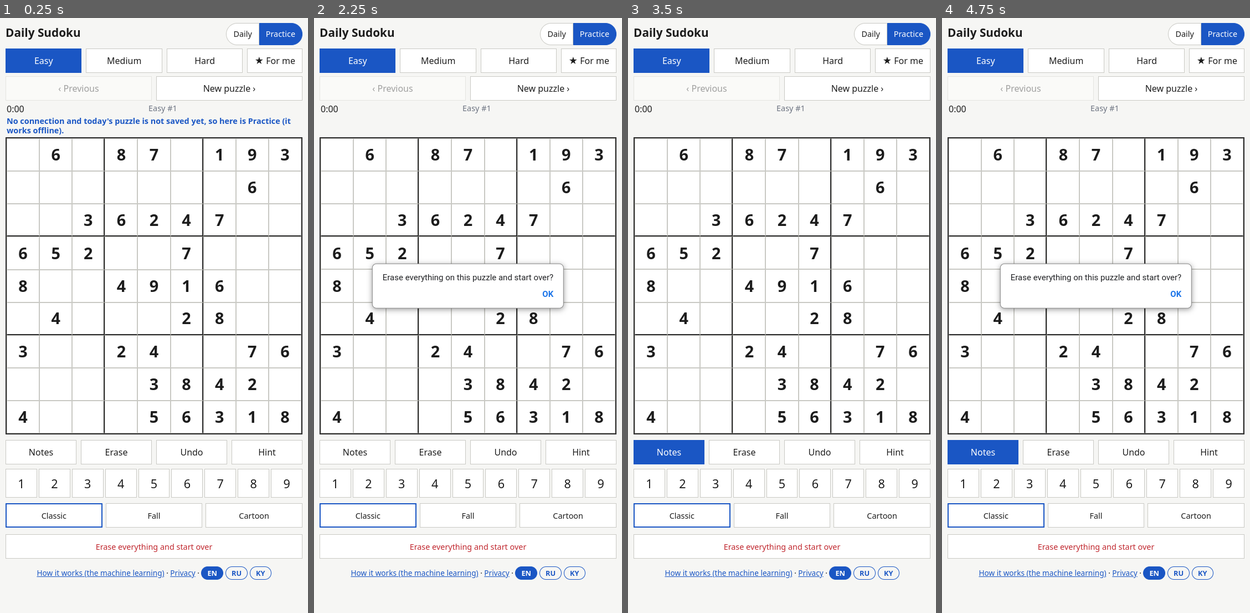
Above: before the commit, frames 1-4 (left to right).
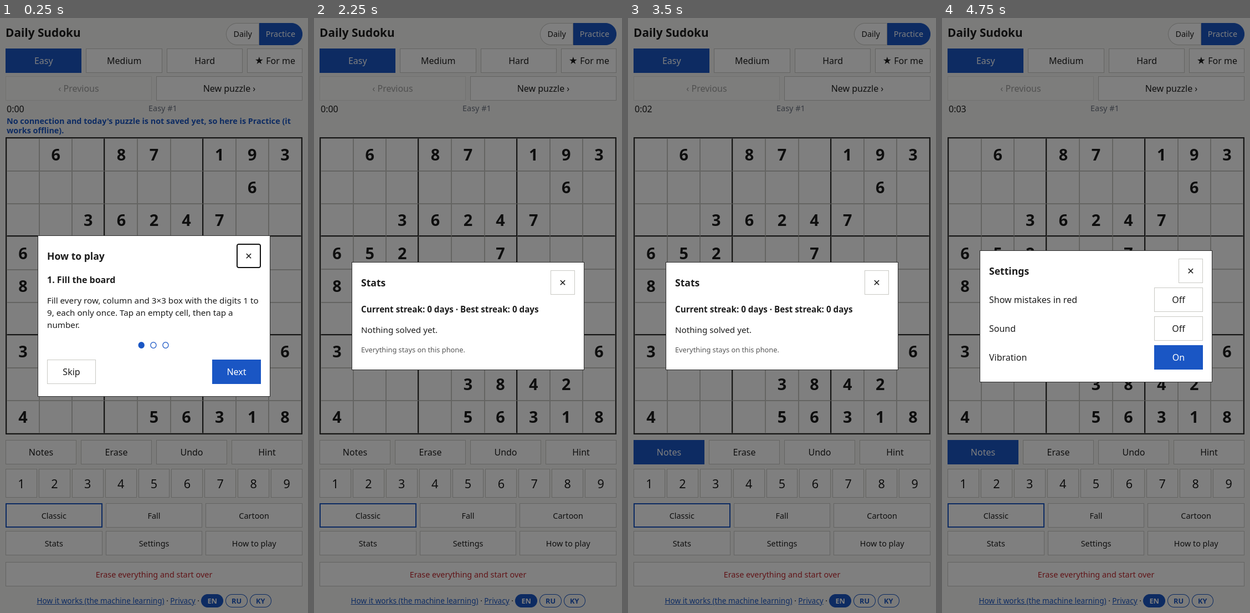
Above: after the commit, the same moments.

Repository: aiyma-a/daily-sudoku
Game: browser game, page docs/index.html
The game is run twice, just before and just after one commit, with the same random seed, the same clock (stepped at 60 frames per second) and the same inputs. When the page shows a pop-up message, it is drawn as a white box for half a second while everything else waits; a line starting with > is the answer the replay typed.
Inputs (mouse positions are in pixels of both pictures, inside the frame that each line leads up to):
- Up to frame 1 (0.25 s): no input
- Up to frame 2 (2.25 s): click "Classic" (after the commit: "Skip") at 0.27 s; click "Easy" at 0.52 s; click "Erase everything and start ov…" at 0.77 s; hold Right 1.03-1.53 s; tap Space at 1.1, 1.6, 2.1 s; hold Down 1.58-1.85 s; hold Left from 1.9 s (still down); click (366, 541) at 2.02 s, where only the run after the commit has a clickable "Stats"
- Up to frame 3 (3.5 s): release Left at 2.47 s; hold Up 2.52-2.82 s; tap N at 2.52 s; tap Space at 2.6, 3.1 s; hold Right from 2.87 s (still down)
- Up to frame 4 (4.75 s): tap Escape at 3.52 s; release Right at 3.53 s; hold Up 3.58-3.82 s; tap Space at 3.6, 4.1, 4.6 s; hold Left 3.87-4.3 s; hold Down 4.35-4.68 s; click "Erase everything and start ov…" (after the commit: "Settings") at 4.52 s; hold Right from 4.73 s (still down)

The runs differ from the first frame. In frame 1, 81% of the frame differs, in the area x 0-100%, y 0-100%; in frame 2, 87%; in frame 3, 87%; in frame 4, 85%.

Commit message:
Add first-run tutorial, mistake check, stats, daily streak, sound and vibration settings
Co-Authored-By: Claude Sonnet 5.5 <noreply@anthropic.com>

Diff:
--- a/docs/app.js
+++ b/docs/app.js
@@ -131,6 +131,7 @@
   function render() {
     const cells = $("board").children;
     const bad = conflicts();
+    if (S.mistakes) for (let i = 0; i < 81; i++) if (st.vals[i] && !isGiven(i) && st.vals[i] !== +cur.solution[i]) bad.add(i);
     const sv = sel >= 0 ? st.vals[sel] : 0;
     const sr = sel >= 0 ? (sel / 9) | 0 : -1, sc = sel >= 0 ? sel % 9 : -1;
     for (let i = 0; i < 81; i++) {
@@ -167,6 +168,7 @@
     $("msg").textContent = st.done ? T("Solved! 🎉") : "";
     $("hinttext").textContent = st.done ? "" : (hintText() || tip);
     tick();
+    renderStreak();
   }
 
   function isDone(lv) {
@@ -189,6 +191,7 @@
       if (st.vals[sel]) clearPeerNotes(sel, n);
     }
     afterMove();
+    feedback("tap");
     if (!notesOn && st.vals[sel] && mistakeModel && !st.done) {
       const p = window.Mistake.pCorrect(mistakeModel, st.vals, sel, st.vals[sel]);
       if (p !== null && p < 0.4) {
@@ -215,6 +218,7 @@
     st.vals[sel] = 0;
     st.notes[sel] = 0;
     afterMove();
+    feedback("erase");
   }
 
   // Wipe everything on this puzzle (numbers, notes, timer) and start fresh.
@@ -248,6 +252,7 @@
       stopTimer();
       if (!st.counted) {  // learn from this solve, once
         st.counted = true;
+        recordSolve();
         localStorage.setItem("ds:skill", JSON.stringify(
           window.Skill.update(loadSkill(), cur.score || 70, st.elapsed, st.hints)));
       }
@@ -255,6 +260,7 @@
       void $("board").offsetWidth; // restart the animation
       $("board").classList.add("win");
       window.Confetti.burst();
+      feedback("win");
       if (mode === "practice") $("next").classList.add("pulse");
     }
     save();
@@ -327,6 +333,150 @@
     }, 1000);
   }
   function stopTimer() { if (timerId) clearInterval(timerId); timerId = null; }
+
+  // ------------------------------------------- settings, sound, stats, streak
+  // Everything here is stored only on the phone (localStorage).
+  const S = Object.assign({ mistakes: false, sound: false, vibe: true },
+    (() => { try { return JSON.parse(localStorage.getItem("ds:set")) || {}; } catch (e) { return {}; } })());
+  const saveSettings = () => localStorage.setItem("ds:set", JSON.stringify(S));
+
+  let audio = null;
+  function tone(freq, ms, delay) {
+    try {
+      audio = audio || new (window.AudioContext || window.webkitAudioContext)();
+      const t0 = audio.currentTime + (delay || 0) / 1000;
+      const o = audio.createOscillator(), g = audio.createGain();
+      o.frequency.value = freq; o.type = "sine";
+      g.gain.setValueAtTime(0.0001, t0);
+      g.gain.exponentialRampToValueAtTime(0.15, t0 + 0.01);
+      g.gain.exponentialRampToValueAtTime(0.0001, t0 + ms / 1000);
+      o.connect(g); g.connect(audio.destination);
+      o.start(t0); o.stop(t0 + ms / 1000 + 0.02);
+    } catch (e) { /* no audio on this device */ }
+  }
+  function feedback(kind) {
+    if (S.vibe && navigator.vibrate) navigator.vibrate(kind === "win" ? [30, 40, 30, 40, 60] : kind === "erase" ? 8 : 12);
+    if (!S.sound) return;
+    if (kind === "tap") tone(660, 60);
+    else if (kind === "erase") tone(330, 70);
+    else if (kind === "win") [523, 659, 784, 1047].forEach((f, i) => tone(f, 160, i * 120));
+  }
+
+  const dayStr = (d) => `${d.getFullYear()}-${String(d.getMonth() + 1).padStart(2, "0")}-${String(d.getDate()).padStart(2, "0")}`;
+  const realToday = dayStr(new Date());
+  const loadJson = (k, dflt) => { try { return JSON.parse(localStorage.getItem(k)) || dflt; } catch (e) { return dflt; } };
+  let days = loadJson("ds:days", []);          // dates on which a Daily puzzle was solved
+  let stats = loadJson("ds:stats", {});         // per level: {n, total, best}
+
+  function streaks() {
+    const set = new Set(days);
+    const step = (s, k) => { const d = new Date(s + "T12:00:00"); d.setDate(d.getDate() + k); return dayStr(d); };
+    let cur = 0, s = set.has(realToday) ? realToday : step(realToday, -1);
+    while (set.has(s)) { cur++; s = step(s, -1); }
+    let best = 0, run = 0, prev = null;
+    [...set].sort().forEach((d) => { run = prev && step(prev, 1) === d ? run + 1 : 1; prev = d; best = Math.max(best, run); });
+    return { cur, best };
+  }
+  function renderStreak() {
+    const n = streaks().cur;
+    const el = $("streak");
+    el.hidden = !n;
+    el.textContent = `🔥 ${n}`;
+    el.title = T("Current streak");
+  }
+  function recordSolve() {
+    const s = stats[level] || { n: 0, total: 0, best: 0 };
+    s.n++; s.total += st.elapsed;
+    if (!s.best || st.elapsed < s.best) s.best = st.elapsed;
+    stats[level] = s;
+    localStorage.setItem("ds:stats", JSON.stringify(stats));
+    if (mode === "daily" && today === realToday && !days.includes(realToday)) {
+      days = [...days, realToday].slice(-730);
+      localStorage.setItem("ds:days", JSON.stringify(days));
+    }
+  }
+
+  // ----------------------------------------------------------- pop-up pages
+  function closeModal() { $("modal").hidden = true; $("modalbody").innerHTML = ""; }
+  function openModal(title, build) {
+    $("modaltitle").textContent = title;
+    $("modalbody").innerHTML = "";
+    build($("modalbody"));
+    $("modal").hidden = false;
+    $("modalclose").focus();
+  }
+  const el = (tag, text, cls) => { const e = document.createElement(tag); if (text !== undefined) e.textContent = text; if (cls) e.className = cls; return e; };
+
+  function openStats() {
+    openModal(T("Stats"), (b) => {
+      const sk = streaks();
+      const p = el("p", `${T("Current streak")}: ${sk.cur} ${T("days")} · ${T("Best streak")}: ${sk.best} ${T("days")}`, "big");
+      b.appendChild(p);
+      if (!LEVELS.some((lv) => stats[lv])) { b.appendChild(el("p", T("Nothing solved yet."))); }
+      else {
+        const t = el("table");
+        const hr = el("tr"); ["Level", "Solved", "Best", "Average"].forEach((h) => hr.appendChild(el("th", T(h)))); t.appendChild(hr);
+        LEVELS.forEach((lv) => {
+          const s = stats[lv]; if (!s) return;
+          const r = el("tr");
+          [T(cap(lv)), s.n, fmt(s.best), fmt(Math.round(s.total / s.n))].forEach((v) => r.appendChild(el("td", String(v))));
+          t.appendChild(r);
+        });
+        b.appendChild(t);
+      }
+      b.appendChild(el("p", T("Everything stays on this phone."), "small"));
+    });
+  }
+
+  function openSettings() {
+    openModal(T("Settings"), (b) => {
+      [["mistakes", "Show mistakes in red"], ["sound", "Sound"], ["vibe", "Vibration"]].forEach(([k, label]) => {
+        const row = el("div", undefined, "setrow");
+        row.appendChild(el("span", T(label)));
+        const btn = el("button", S[k] ? T("On") : T("Off"), "toggle");
+        btn.setAttribute("aria-pressed", S[k]);
+        btn.setAttribute("aria-label", T(label));
+        btn.addEventListener("click", () => {
+          S[k] = !S[k]; saveSettings();
+          btn.textContent = S[k] ? T("On") : T("Off"); btn.setAttribute("aria-pressed", S[k]);
+          if (k === "sound" && S.sound) feedback("tap");
+          if (k === "vibe" && S.vibe) feedback("tap");
+          render();
+        });
+        row.appendChild(btn); b.appendChild(row);
+      });
+    });
+  }
+
+  const STEPS = [
+    ["1. Fill the board", "Fill every row, column and 3×3 box with the digits 1 to 9, each only once. Tap an empty cell, then tap a number."],
+    ["2. Use notes", "Not sure? Turn on Notes and pencil in small candidate digits. They clear by themselves when you place a number."],
+    ["3. Stuck? Ask for a hint", "Tap Hint to see where to look, tap again for the digit. ★ For me picks the level that suits you. Daily is new every day; Practice never runs out and works offline."],
+  ];
+  function openTutorial() {
+    localStorage.setItem("ds:tut", "1");
+    let i = 0;
+    openModal(T("How to play"), (b) => {
+      const draw = () => {
+        b.innerHTML = "";
+        b.appendChild(el("h3", T(STEPS[i][0])));
+        b.appendChild(el("p", T(STEPS[i][1])));
+        b.appendChild(el("p", "● ".repeat(i + 1) + "○ ".repeat(STEPS.length - i - 1), "dots"));
+        const row = el("div", undefined, "setrow");
+        const skip = el("button", T("Skip")); skip.addEventListener("click", closeModal);
+        const next = el("button", i === STEPS.length - 1 ? T("Start playing") : T("Next"), "primary");
+        next.addEventListener("click", () => { if (i === STEPS.length - 1) closeModal(); else { i++; draw(); } });
+        row.appendChild(skip); row.appendChild(next); b.appendChild(row);
+      };
+      draw();
+    });
+  }
+  $("btnStats").addEventListener("click", openStats);
+  $("btnSettings").addEventListener("click", openSettings);
+  $("btnHelp").addEventListener("click", openTutorial);
+  $("modalclose").addEventListener("click", closeModal);
+  $("modal").addEventListener("click", (e) => { if (e.target === $("modal")) closeModal(); });
+  document.addEventListener("keydown", (e) => { if (e.key === "Escape" && !$("modal").hidden) closeModal(); });
 
   // --------------------------------------------------------------- wiring
   document.addEventListener("keydown", (e) => {
@@ -409,7 +559,7 @@
   setTheme(localStorage.getItem("ds:theme") || "classic");
 
   $("langs").addEventListener("click", (e) => { if (e.target.dataset.lang) window.I18n.set(e.target.dataset.lang); });
-  window.onLangChange = () => { hint = null; tip = ""; if (st) render(); updateChrome(); };
+  window.onLangChange = () => { closeModal(); hint = null; tip = ""; if (st) render(); updateChrome(); };
 
   // ----------------------------------------------------------------- boot
   if (!LEVELS.includes(level)) level = "easy";
@@ -427,6 +577,7 @@
     }
     load();
     keepOffline();
+    if (!localStorage.getItem("ds:tut")) openTutorial();
   });
 
   // Offline support: register the service worker and save the coming days' puzzles on the phone.
--- a/docs/i18n.js
+++ b/docs/i18n.js
@@ -3,6 +3,33 @@
 // phone setting the first time; the EN / RU button in the footer changes it.
 (function () {
   const RU = {
+    "Stats": "Статистика",
+    "Settings": "Настройки",
+    "How to play": "Как играть",
+    "Close": "Закрыть",
+    "Next": "Далее",
+    "Skip": "Пропустить",
+    "Start playing": "Играть",
+    "1. Fill the board": "1. Заполните поле",
+    "Fill every row, column and 3×3 box with the digits 1 to 9, each only once. Tap an empty cell, then tap a number.": "Заполните каждую строку, столбец и квадрат 3×3 цифрами от 1 до 9, без повторов. Нажмите на пустую клетку, затем на цифру.",
+    "2. Use notes": "2. Используйте заметки",
+    "Not sure? Turn on Notes and pencil in small candidate digits. They clear by themselves when you place a number.": "Не уверены? Включите «Заметки» и ставьте маленькие цифры-кандидаты. Они стираются сами, когда вы ставите цифру.",
+    "3. Stuck? Ask for a hint": "3. Застряли? Попросите подсказку",
+    "Tap Hint to see where to look, tap again for the digit. ★ For me picks the level that suits you. Daily is new every day; Practice never runs out and works offline.": "Нажмите «Подсказка», чтобы увидеть, куда смотреть, и ещё раз — чтобы увидеть цифру. «★ Мне» подберёт подходящий уровень. «Сегодня» — новая каждый день; «Практика» не кончается и работает офлайн.",
+    "Show mistakes in red": "Показывать ошибки красным",
+    "Sound": "Звук",
+    "Vibration": "Вибрация",
+    "On": "Вкл",
+    "Off": "Выкл",
+    "Current streak": "Текущая серия",
+    "Best streak": "Лучшая серия",
+    "days": "дн.",
+    "Level": "Уровень",
+    "Solved": "Решено",
+    "Best": "Лучшее",
+    "Average": "Среднее",
+    "Nothing solved yet.": "Пока ничего не решено.",
+    "Everything stays on this phone.": "Всё хранится только на этом телефоне.",
     "Daily Sudoku": "Судоку дня", "Daily": "Сегодня", "Practice": "Практика",
     "Easy": "Лёгкий", "Medium": "Средний", "Hard": "Сложный",
     "★ For me": "★ Мне", "Just right for you": "Как раз для вас",
@@ -33,6 +60,33 @@
     "No connection and today's puzzle is not saved yet, so here is Practice (it works offline).": "Нет сети, а сегодняшняя головоломка не сохранена, поэтому открыта Практика (она работает офлайн).",
   };
   const KY = {
+    "Stats": "Статистика",
+    "Settings": "Жөндөөлөр",
+    "How to play": "Кантип ойноо",
+    "Close": "Жабуу",
+    "Next": "Кийинки",
+    "Skip": "Өткөрүп жиберүү",
+    "Start playing": "Ойноону баштоо",
+    "1. Fill the board": "1. Тактаны толтуруңуз",
+    "Fill every row, column and 3×3 box with the digits 1 to 9, each only once. Tap an empty cell, then tap a number.": "Ар бир сапты, мамычаны жана 3×3 чарчыны 1ден 9га чейинки сандар менен, кайталабай толтуруңуз. Бош уячаны, анан санды таптаңыз.",
+    "2. Use notes": "2. Белгилерди колдонуңуз",
+    "Not sure? Turn on Notes and pencil in small candidate digits. They clear by themselves when you place a number.": "Ишенбей жатасызбы? «Белгилер» баскычын күйгүзүп, кичинекей талапкер сандарды жазыңыз. Сан койгондо алар өзүнөн-өзү өчөт.",
+    "3. Stuck? Ask for a hint": "3. Туруп калдыңызбы? Кеңеш сураңыз",
+    "Tap Hint to see where to look, tap again for the digit. ★ For me picks the level that suits you. Daily is new every day; Practice never runs out and works offline.": "«Кеңеш» баскычын басып, кайдан караш керектигин көрүңүз, дагы бир басканда сан көрүнөт. «★ Мага» ылайыктуу деңгээлди тандайт. «Бүгүн» — күн сайын жаңы; «Машыгуу» бүтпөйт жана офлайн иштейт.",
+    "Show mistakes in red": "Каталарды кызыл менен көрсөтүү",
+    "Sound": "Үн",
+    "Vibration": "Дирилдөө",
+    "On": "Күйүк",
+    "Off": "Өчүк",
+    "Current streak": "Учурдагы катар",
+    "Best streak": "Мыкты катар",
+    "days": "күн",
+    "Level": "Деңгээл",
+    "Solved": "Чечилген",
+    "Best": "Мыкты",
+    "Average": "Орточо",
+    "Nothing solved yet.": "Азырынча эч нерсе чечилген жок.",
+    "Everything stays on this phone.": "Баары ушул телефондо гана сакталат.",
     "Daily Sudoku": "Күндүн судокусу", "Daily": "Бүгүн", "Practice": "Машыгуу",
     "Easy": "Жеңил", "Medium": "Орточо", "Hard": "Татаал",
     "★ For me": "★ Мага", "Just right for you": "Сизге ылайыктуу",
--- a/docs/index.html
+++ b/docs/index.html
@@ -32,7 +32,7 @@
       <button id="prev" data-i18n-label="Previous practice puzzle" aria-label="Previous practice puzzle"><span data-i18n="‹ Previous">&lsaquo; Previous</span></button>
       <button id="next" data-i18n-label="New practice puzzle" aria-label="New practice puzzle"><span data-i18n="New puzzle ›">New puzzle &rsaquo;</span></button>
     </div>
-    <div id="status"><span id="timer">0:00</span><span id="label"></span><span id="msg"></span></div>
+    <div id="status"><span id="timer">0:00</span><span id="streak" hidden></span><span id="label"></span><span id="msg"></span></div>
   </div>
 
   <p id="hinttext" aria-live="polite"></p>
@@ -52,11 +52,22 @@
       <button data-pick="fall" data-i18n="Fall">Fall</button>
       <button data-pick="cartoon" data-i18n="Cartoon">Cartoon</button>
     </div>
+    <div id="menu">
+      <button id="btnStats" data-i18n="Stats">Stats</button>
+      <button id="btnSettings" data-i18n="Settings">Settings</button>
+      <button id="btnHelp" data-i18n="How to play">How to play</button>
+    </div>
     <button id="reset" data-i18n="Erase everything and start over">Erase everything and start over</button>
   </div>
   <p id="error" hidden></p>
   <p id="how"><a href="how.html" data-i18n="How it works (the machine learning)">How it works (the machine learning)</a …(265 unchanged characters)…
 </main>
+<div id="modal" hidden role="dialog" aria-modal="true" aria-labelledby="modaltitle">
+  <div id="modalcard">
+    <div id="modalhead"><h2 id="modaltitle"></h2><button id="modalclose" data-i18n-label="Close" aria-label="Close">✕</button></div>
+    <div id="modalbody"></div>
+  </div>
+</div>
 <script src="i18n.js"></script>
 <script src="confetti.js"></script>
 <script src="hint.js"></script>
--- a/docs/privacy-ky.html
+++ b/docs/privacy-ky.html
@@ -27,7 +27,8 @@
   <table>
     <tr><th>Маалымат</th><th>Кайдан</th><th>Оюн аны эмне кылат</th></tr>
     <tr><td>Чечүү жүрүшү, белгилер, Машыгуу табышмактарынын номерлери</td><td>Оюндагы аракеттериңиз</td><td>Улантуу үчүн түзмөктүн эс тутумунда сакталат</td></tr>
-    <tr><td>Жөндөөлөр (тема, деңгээл, режим, тил)</td><td>Сиздин тандооңуз</td><td>Түзмөктүн эс тутумунда сакталат</td></tr>
+    <tr><td>Статистика жана күндөр катары (чечилген табышмактар, убакыт, ойногон күндөр)</td><td>Чечимдериңиз</td><td>Түзмөктүн эс тутумунда сакталат</td></tr>
+    <tr><td>Жөндөөлөр (тема, деңгээл, режим, тил, үн, дирилдөө)</td><td>Сиздин тандооңуз</td><td>Түзмөктүн эс тутумунда сакталат</td></tr>
     <tr><td>«Сизге ылайыктуу» кичинекей профиль (чечүү ылдамдыгы)</td><td>Чечүү убактыңыз</td><td>Деңгээлди тандоо үчүн түзмөктө гана колдонулат; эч жакка жөнөтүлбөйт</td></tr>
   </table>
   <p>Бул маалымат түзмөктөн чыкпайт жана биз аны көрө албайбыз. «Баарын өчүрүп, кайра баштоо» баскычы аны өчүрөт. Колдонмонун маалыматын тазалоо же аны жок кылуу да аны өчүрөт.</p>
--- a/docs/privacy-ru.html
+++ b/docs/privacy-ru.html
@@ -27,7 +27,8 @@
   <table>
     <tr><th>Данные</th><th>Откуда</th><th>Что с ними делает игра</th></tr>
     <tr><td>Ход решения, заметки, номера головоломок Практики</td><td>Ваши действия в игре</td><td>Сохраняются в памяти устройства, чтобы вы могли продолжить</td></tr>
-    <tr><td>Настройки (тема, уровень, режим, язык)</td><td>Ваш выбор</td><td>Сохраняются в памяти устройства</td></tr>
+    <tr><td>Статистика и серия дней (решённые головоломки, время, дни игры)</td><td>Ваши решения</td><td>Сохраняются в памяти устройства</td></tr>
+    <tr><td>Настройки (тема, уровень, режим, язык, звук, вибрация)</td><td>Ваш выбор</td><td>Сохраняются в памяти устройства</td></tr>
     <tr><td>Небольшой профиль «как раз для вас» (скорость решения)</td><td>Время ваших решений</td><td>Используется на устройстве, чтобы подбирать уровень; никуда не отправляется</td></tr>
   </table>
   <p>Эти данные не покидают устройство, и мы их не видим. Кнопка «Стереть всё и начать заново» удаляет их. Очистка данных приложения или его удаление тоже удаляет их.</p>
--- a/docs/privacy.html
+++ b/docs/privacy.html
@@ -25,7 +25,8 @@
   <p>To let you continue where you stopped, the game saves these items in your device's own storage:</p>
   <ul>
     <li>your puzzle progress, notes and Practice puzzle numbers;</li>
-    <li>your settings (theme, level, Daily or Practice mode);</li>
+    <li>your settings (theme, level, Daily or Practice mode, sound, vibration, language);</li>
+    <li>your statistics and daily streak (puzzles solved, times, days played);</li>
     <li>a small "just right for you" profile, based on how fast you solve, used to pick puzzles for you.</li>
   </ul>
   <p>This data never leaves your device. We cannot see it. The "Erase everything and start over" button deletes it. Clearing the app's data or uninstalling the app also deletes it.</p>
--- a/docs/style.css
+++ b/docs/style.css
@@ -222,3 +222,24 @@
 #langs button + button { margin-left: 4px; }
 #langs button.active { background: var(--accent); color: #fff; }
 #langs button { background: none; border: 1px solid var(--accent); color: var(--accent); border-radius: 99px; padding: 2px 10px; min-height: 0; font-size: .8rem; font-weight: 700; cursor: pointer; }
+
+#streak { margin-left: 8px; font-weight: 700; }
+#menu { display: flex; gap: 6px; margin: 4px 0 6px; }
+#menu button { flex: 1; min-height: 44px; padding: 6px 4px; font-size: .9rem; }
+#modal { position: fixed; inset: 0; background: rgba(0,0,0,.5); display: flex; align-items: center; justify-content: center; padding: 16px; z-index: 50; }
+#modal[hidden] { display: none; }
+#modalcard { background: var(--board-bg); color: inherit; border: 1px solid var(--line-strong); border-radius: var(--radius); width: min(100%, 420px); max-height: 90dvh; overflow: auto; padding: 14px 16px; }
+#modalhead { display: flex; align-items: center; justify-content: space-between; gap: 8px; }
+#modalhead h2 { margin: 0; font-size: 1.1rem; }
+#modalclose { min-width: 44px; min-height: 44px; }
+#modalbody p, #modalbody td, #modalbody th { line-height: 1.45; font-size: .95rem; }
+#modalbody h3 { margin: 10px 0 2px; font-size: 1rem; }
+#modalbody table { border-collapse: collapse; width: 100%; margin: 8px 0; }
+#modalbody td, #modalbody th { border: 1px solid var(--line); padding: 6px; text-align: left; }
+#modalbody .big { font-weight: 700; }
+#modalbody .small { font-size: .8rem; opacity: .75; }
+#modalbody .dots { letter-spacing: 2px; text-align: center; color: var(--accent); }
+.setrow { display: flex; align-items: center; justify-content: space-between; gap: 10px; margin: 8px 0; }
+.setrow button { min-height: 44px; min-width: 88px; padding: 6px 12px; }
+.setrow button.toggle[aria-pressed="true"], .setrow button.primary { background: var(--accent); color: #fff; border-color: var(--accent); }
+@media (orientation: landscape) and (max-height: 620px) { #menu { margin-top: 4px; } }
--- a/docs/sw.js
+++ b/docs/sw.js
@@ -1,7 +1,7 @@
 "use strict";
 // Service worker: keeps the game and recent puzzles on the phone so it opens
 // and plays with no connection. Bump VERSION when the file list changes.
-const VERSION = "v1t";
+const VERSION = "v1v";
 const CACHE = `daily-sudoku-${VERSION}`;
 const SHELL = [
   "./", "index.html", "style.css", "app.js", "hint.js", "engine.js", "skill.js",
